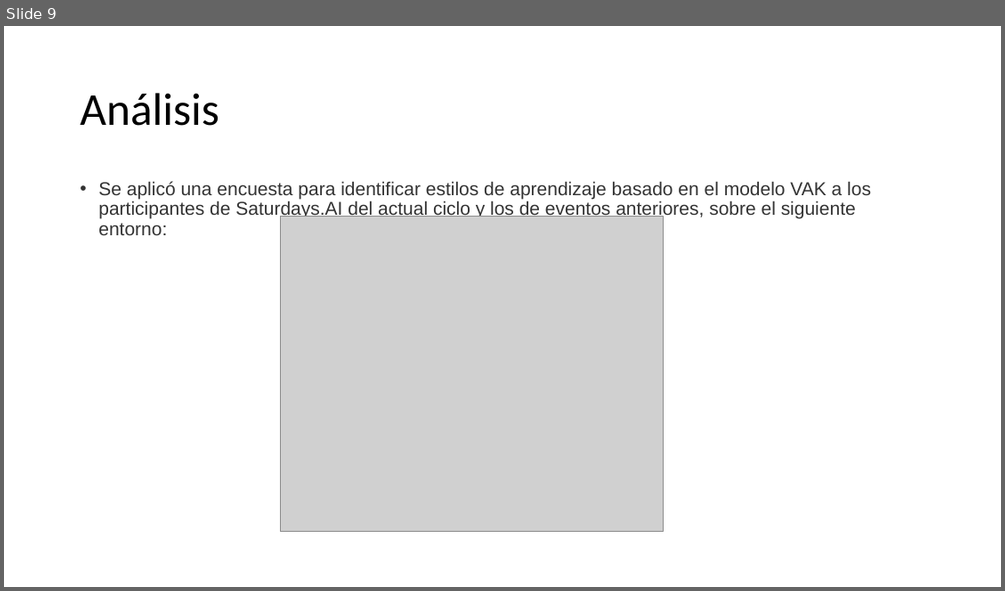
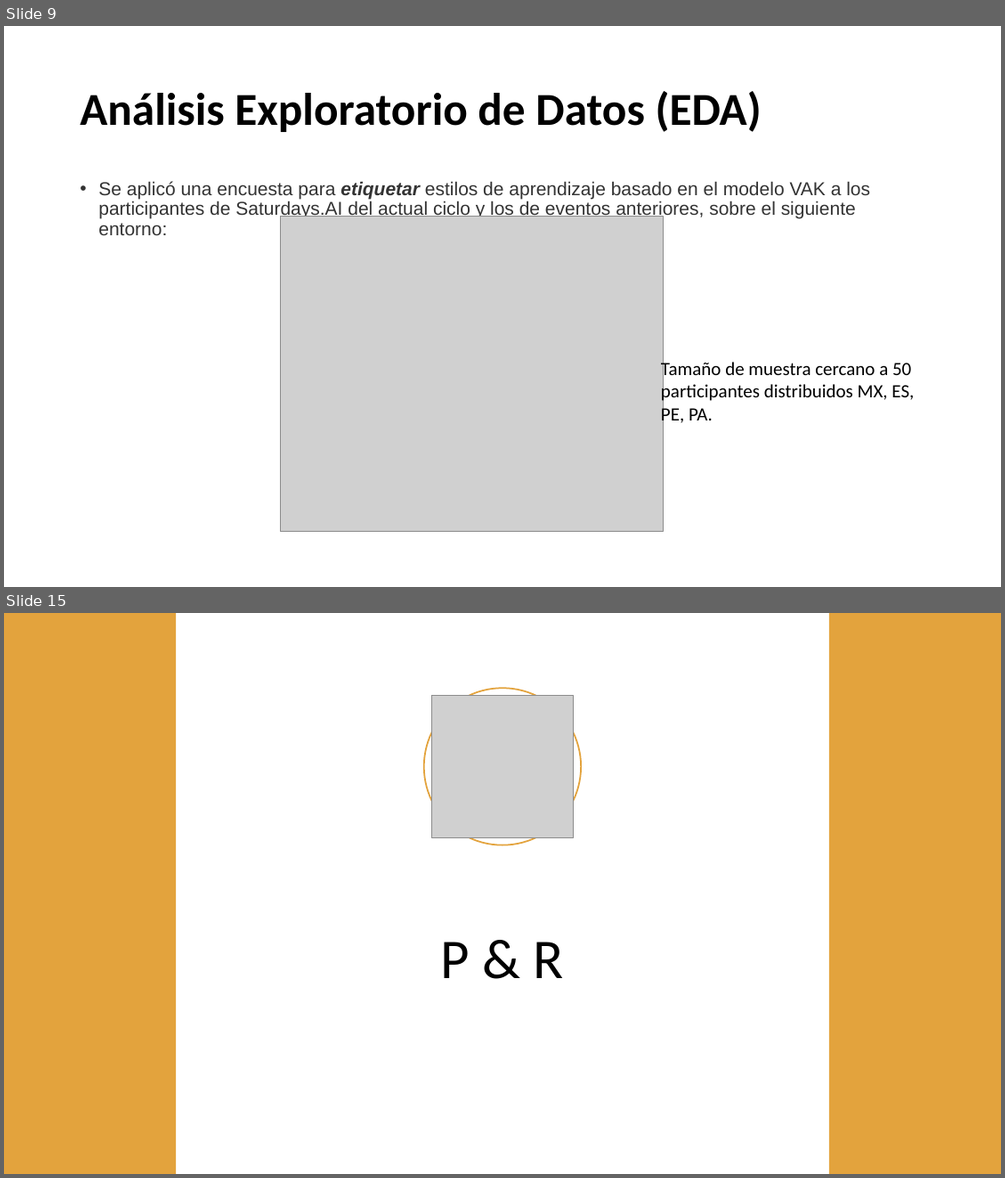
Before and after one commit to team-verde-mx/estilosdeaprendizaje, a slide deck: Demo.pptx. Shown one above the other, each under a label of ours: slide 9 before the commit, slides 9 and 15 after it; the slides between them are not shown. The pictures are 1005x591 and 1005x1178 pixels, drawn with LibreOffice and Linux fonts; fonts in the diff are those of the drawing; grey boxes stand for pictures; background and template pictures are left out. Boxes give left, top, right and bottom in pixels: in the first picture for what was removed or moved away, otherwise in the second. Text is boxed around its words. In the diff, an @@ line names an element or a change of style, - is before the commit and + after.

```diff
--- a/Demo.pptx
+++ b/Demo.pptx
@@ slide 15 added at (4, 613, 1001, 1174), background #FFFFFF @@
@@ rectangle added at (4, 613, 176, 1174), fill #E3A33D @@
@@ rectangle added at (829, 613, 1001, 1174), fill #E3A33D @@
@@ ellipse added at (424, 688, 582, 844), fill #FFFFFF, outline #E3A33D 1.5 pt @@
@@ picture added at (432, 696, 574, 838) @@
@@ title added at (441, 941, 564, 978), 54 pt, text #000000 @@
+P & R
@@ slide 9 changed as well @@
@@ title at (80, 91, 761, 132): text changed; bold on @@
-Análisis
+Análisis Exploratorio de Datos (EDA)
@@ text at (98, 181, 870, 235): text changed @@
-• Se aplicó una encuesta para identificar estilos de aprendizaje basado en el modelo VAK a los participantes de Saturdays.AI del actual ciclo y los de eventos anteriores, sobre el siguiente entorno:
+• Se aplicó una encuesta para etiquetar estilos de aprendizaje basado en el modelo VAK a los participantes de Saturdays.AI del actual ciclo y los de eventos anteriores, sobre el siguiente entorno:
@@ text added at (661, 360, 914, 426), 18 pt, text #000000 @@
+Tamaño de muestra cercano a 50 participantes distribuidos MX, ES, PE, PA.
```
Also in this commit, not shown: 5 other slides changed, 8 other slides added, 6 slides removed, 2 other files.
